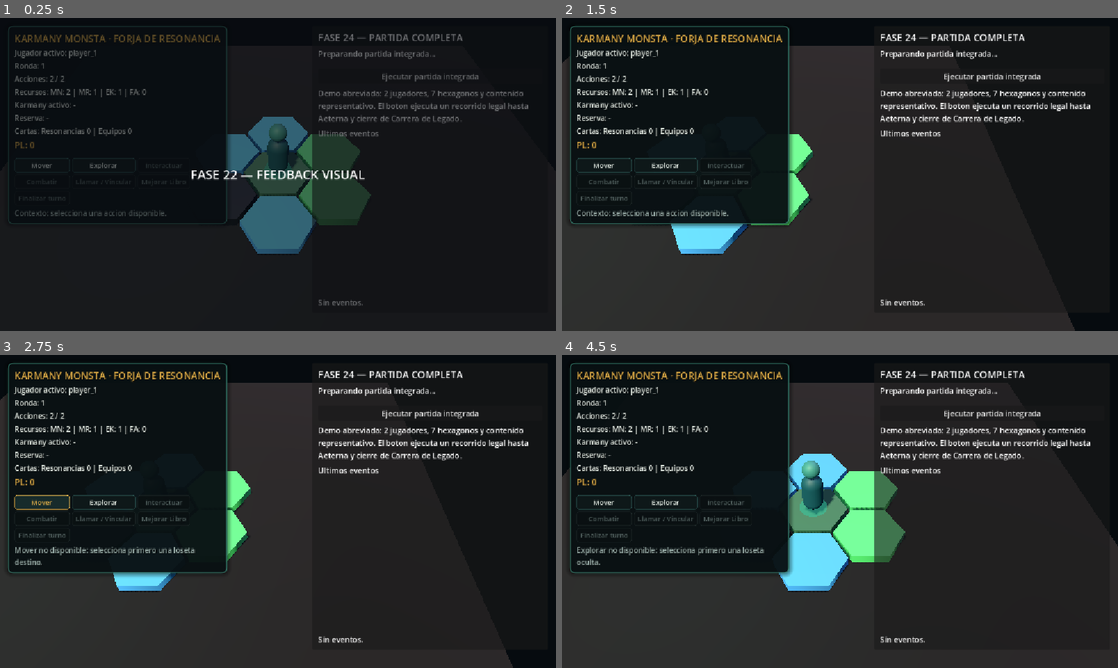
Above: before the commit, frames 1-4 (two rows, left to right).
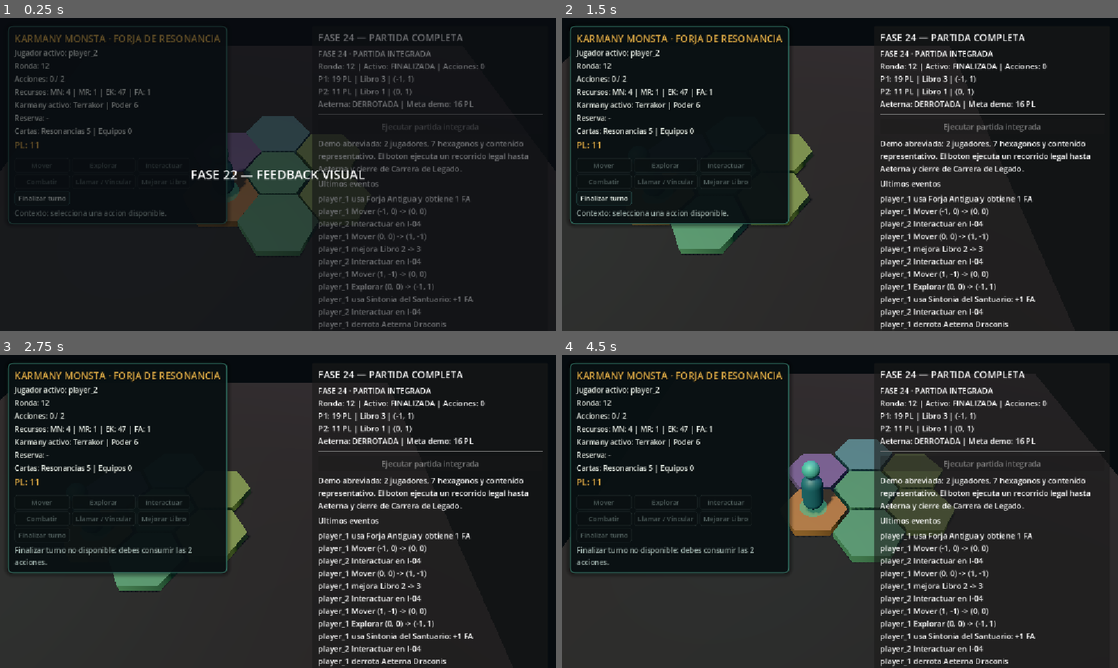
Above: after the commit, the same moments.

Repository: axenoban/Karmany-monsta
Game: Godot game, scene res://tests/phase_24_full_match_integration_test.tscn
Same seed, same stepped clock (60 frames per second), same inputs: the game is played once before the commit and once after it. This scene is started directly instead of the project's main scene.
Inputs (mouse positions are in pixels of both pictures, inside the frame that each line leads up to):
- Up to frame 1 (0.25 s): no input
- Up to frame 2 (1.5 s): tap Enter at 0.5 s; move the mouse to (962, 158) at 0.52 s; hold D 0.53-1.25 s; tap M at 0.6 s; click (962, 158) at 0.67 s; drag from (728, 190) to (812, 237) at 1.27 s
- Up to frame 3 (2.75 s): click "Mover" (after the commit: "Finalizar turno") at 2 s
- Up to frame 4 (4.5 s): click (667, 502) at 2.75 s, where only the run before the commit has a clickable "Explorar"; click (990, 414) at 3.5 s, where only the run before the commit has a clickable "Ejecutar partida integrada"; tap Space at 4.25 s; move the mouse to (895, 442) at 4.27 s; hold D from 4.28 s (still down); tap F at 4.35 s

The runs differ from the first frame. In frame 1, 9.8% of the frame differs, in the area x 3-98%, y 10-100%; in frame 2, 9.1%; in frame 3, 9.3%; in frame 4, 17%, in the area x 0-100%, y 6-100%.
Error before the commit: Parse Error: Cannot find member "TARGET_OCCUPIED" in base "KarmanyMovementRules.MoveValidation". (res://scripts/ui/phase_24_full_match_bridge.gd:184)

Commit message:
fix: keep phase 24 occupancy checks rule-neutral

Diff:
--- a/scripts/ui/phase_24_full_match_bridge.gd
+++ b/scripts/ui/phase_24_full_match_bridge.gd
@@ -178,14 +178,14 @@
 	var out_of_turn_move: bool = coordinator.move_player(player_2, P1_START)
 	if out_of_turn_move or turn_manager.actions_remaining != actions_before:
 		return _step_error("Una accion fuera de turno fue aceptada o consumio acciones.")
-	var occupied_validation: int = KarmanyMovementRules.validate_move(
-		board_prototype.board_state, turn_manager, player_1, P2_START
-	)
-	if occupied_validation != KarmanyMovementRules.MoveValidation.TARGET_OCCUPIED:
-		return _step_error("Movimiento hacia unidad rival no fue marcado TARGET_OCCUPIED.")
-	if turn_manager.actions_remaining != KarmanyTurnManager.ACTIONS_PER_TURN:
-		return _step_error("Las validaciones iniciales alteraron el presupuesto de acciones.")
-	_log("Guardrails OK — fuera de turno y ocupacion rechazados sin coste.")
+	var hidden_move: bool = coordinator.move_player(player_1, TILE_MR)
+	if hidden_move or turn_manager.actions_remaining != actions_before:
+		return _step_error("Mover hacia una loseta oculta fue aceptado o consumio acciones.")
+	if board_prototype.board_state.get_occupying_unit_id(P1_START) == &"":
+		return _step_error("La ocupacion inicial de player_1 no coincide con su posicion.")
+	if board_prototype.board_state.get_occupying_unit_id(P2_START) != P2_UNIT_ID:
+		return _step_error("La ocupacion inicial de player_2 no coincide con su posicion.")
+	_log("Guardrails OK — fuera de turno, Mover a oculta y ocupacion inicial consistentes sin coste.")
 	return true
 
 
